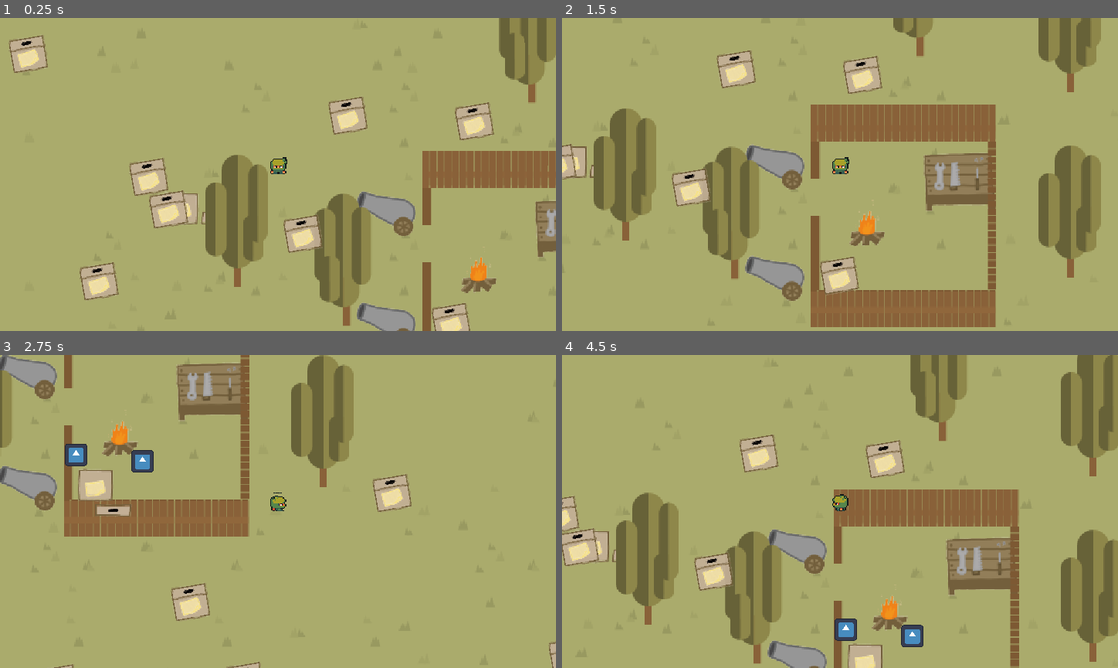
Above: before the commit, frames 1-4 (two rows, left to right).
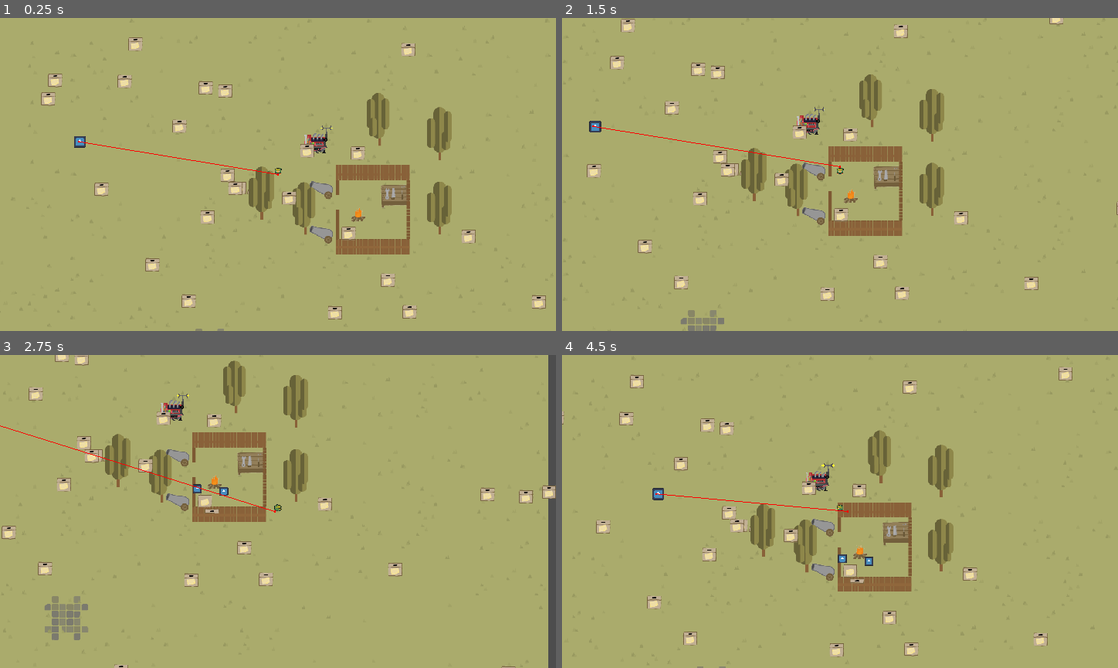
Above: after the commit, the same moments.

Repository: VoidSalamander/Godot_tutorial
Game: Godot game, scene res://world.tscn
Same seed, same stepped clock (60 frames per second), same inputs: the game is played once before the commit and once after it. The engine's default icon, where the game draws it, is replaced by a stand-in: a white triangle on a blue panel in a dark square.
Inputs:
- Up to frame 1 (0.25 s): no input
- Up to frame 2 (1.5 s): hold Right (ui_right) 0.53-1.28 s; hold Down (ui_down) from 1.28 s (still down)
- Up to frame 3 (2.75 s): release Down (ui_down) at 2.03 s; hold Right (ui_right) from 2.03 s (still down)
- Up to frame 4 (4.5 s): release Right (ui_right) at 2.78 s; hold Up (ui_up) 2.78-3.53 s; hold Left (ui_left) from 3.53 s (still down)

The runs differ from the first frame. In frame 1, 25% of the frame differs, in the area x 1-100%, y 0-100%; in frame 2, 32%, in the area x 0-100%, y 0-100%; in frame 3, 21%; in frame 4, 32%.

Commit message:
add movement thing
whatever

Diff:
--- a/player/buff.gd
+++ b/player/buff.gd
@@ -3,7 +3,7 @@
 
 # Called when the node enters the scene tree for the first time.
 func _ready():
-	pass # Replace with function body.
+	$bigger_Timer.start()
 
 
 # Called every frame. 'delta' is the elapsed time since the previous frame.
@@ -15,3 +15,14 @@
 
 func effect_speedup():
 	get_parent().speed += 50
+
+func effect_bigger():
+	get_parent().scale += Vector2(0.1,0.1)
+	get_parent().get_node("CollisionShape2D").scale += Vector2(0.1,0.1)
+	if !$bigger_Timer.is_stopped():
+		$bigger_Timer.wait_time += 0.1
+	$bigger_Timer.start()
+
+func _on_bigger_timer_timeout():
+	get_parent().get_node("CollisionShape2D").scale = Vector2(1, 1)
+	get_parent().scale = Vector2(1, 1)
--- a/player/player.tscn
+++ b/player/player.tscn
@@ -107,6 +107,8 @@
 z_index = 1
 y_sort_enabled = true
 texture_filter = 1
+collision_layer = 3
+collision_mask = 3
 script = ExtResource("1_n4vna")
 speed = 200
 
@@ -124,6 +126,14 @@
 [node name="CollisionShape2D" type="CollisionShape2D" parent="."]
 position = Vector2(0, -1.5)
 shape = SubResource("RectangleShape2D_o3dpv")
+debug_color = Color(0, 0.6, 0.701961, 0.419608)
 
 [node name="buff" type="Node2D" parent="."]
 script = ExtResource("3_31cge")
+
+[node name="bigger_Timer" type="Timer" parent="buff"]
+process_callback = 0
+one_shot = true
+
+[connection signal="timeout" from="buff/bigger_Timer" to="." method="_on_bigger_timer_timeout"]
+[connection signal="timeout" from="buff/bigger_Timer" to="buff" method="_on_bigger_timer_timeout"]
--- a/things/crate/crate.tscn
+++ b/things/crate/crate.tscn
@@ -18,7 +18,6 @@
 shape = SubResource("RectangleShape2D_spw42")
 
 [node name="crate_unopen" type="Sprite2D" parent="."]
-rotation = -0.174533
 texture = ExtResource("2_w7d1d")
 offset = Vector2(0, -15)
 region_enabled = true
--- a/things/dynamo/dynamo.tscn
+++ b/things/dynamo/dynamo.tscn
@@ -64,14 +64,16 @@
 size = Vector2(26, 8)
 
 [node name="dynamo" type="Area2D"]
+y_sort_enabled = true
 input_pickable = false
 script = ExtResource("1_g72ud")
 
 [node name="AnimatedSprite2D" type="AnimatedSprite2D" parent="."]
-position = Vector2(1, -16)
+position = Vector2(1, -8)
 sprite_frames = SubResource("SpriteFrames_renpe")
 animation = &"new_animation"
 frame_progress = 0.154843
+offset = Vector2(0, -8)
 
 [node name="CollisionShape2D" type="CollisionShape2D" parent="."]
 position = Vector2(-2, -4)
--- a/things/item/item.gd
+++ b/things/item/item.gd
@@ -17,4 +17,5 @@
 func _on_body_entered(body):
 	if body.is_in_group("player"):
 		body.get_node("buff").effect_speedup()
+		body.get_node("buff").effect_bigger()
 		queue_free()
--- /dev/null
+++ b/things/mob/enemy.gd
@@ -0,0 +1,21 @@
+extends CharacterBody2D
+
+@export var speed : float = 20
+@export var player : CharacterBody2D
+@onready var nav_agent := $NavigationAgent2D as NavigationAgent2D
+
+func _ready():
+	makepath()
+
+func _physics_process(delta) -> void:
+	var dir = to_local(nav_agent.get_next_path_position()).normalized()
+	velocity = dir * speed
+	print(nav_agent.get_next_path_position())
+	move_and_slide()
+
+func makepath():
+	nav_agent.target_position = player.global_position
+
+func _on_timer_timeout():
+
+	makepath()
--- /dev/null
+++ b/things/mob/enemy.tscn
@@ -0,0 +1,35 @@
+[gd_scene load_steps=4 format=3 uid="uid://cjnirvosm6qsq"]
+
+[ext_resource type="Script" path="res://things/mob/enemy.gd" id="1_4lkp1"]
+[ext_resource type="Texture2D" uid="uid://bciw6kfd4p5ha" path="res://art/icon.svg" id="1_avh12"]
+
+[sub_resource type="CircleShape2D" id="CircleShape2D_d5p11"]
+radius = 25.02
+
+[node name="enemy" type="CharacterBody2D"]
+position = Vector2(-2, 0)
+collision_layer = 2
+collision_mask = 3
+script = ExtResource("1_4lkp1")
+
+[node name="Sprite2D" type="Sprite2D" parent="."]
+position = Vector2(2, 0)
+scale = Vector2(0.4, 0.4)
+texture = ExtResource("1_avh12")
+
+[node name="CollisionShape2D" type="CollisionShape2D" parent="."]
+position = Vector2(2, 0)
+shape = SubResource("CircleShape2D_d5p11")
+
+[node name="NavigationAgent2D" type="NavigationAgent2D" parent="."]
+navigation_layers = 3
+debug_enabled = true
+debug_use_custom = true
+debug_path_custom_color = Color(1, 0, 0, 1)
+
+[node name="Timer" type="Timer" parent="."]
+process_callback = 0
+wait_time = 0.1
+autostart = true
+
+[connection signal="timeout" from="Timer" to="." method="_on_timer_timeout"]
--- a/world.tscn
+++ b/world.tscn
@@ -10,6 +10,7 @@
 [ext_resource type="Texture2D" uid="uid://bciw6kfd4p5ha" path="res://art/icon.svg" id="5_xrp6b"]
 [ext_resource type="PackedScene" uid="uid://dgq2i7ujvev66" path="res://things/crate/crate.tscn" id="7_a6n12"]
 [ext_resource type="PackedScene" uid="uid://deiteq16dhf5x" path="res://things/dynamo/dynamo.tscn" id="9_srtrv"]
+[ext_resource type="PackedScene" uid="uid://cjnirvosm6qsq" path="res://things/mob/enemy.tscn" id="11_nfd68"]
 
 [sub_resource type="TileMapPattern" id="TileMapPattern_ivae6"]
 tile_data = PackedInt32Array(0, 262147, 7, 65536, 131075, 6, 131072, 3, 7, 1, 327683, 4, 65537, 3, 5, 131073, 262147, 5, 2, 327683, 7, 65538, 196611, 4, 131074, 65539, 7)
@@ -858,7 +859,6 @@
 0:1/0/y_sort_origin = 1
 0:1/0/physics_layer_0/linear_velocity = Vector2(0, 0)
 0:1/0/physics_layer_0/angular_velocity = 0.0
-0:1/0/physics_layer_0/polygon_0/points = PackedVector2Array(16, -2, 29.5, -3, 31, 11, 2.5, 9.5, 16, -2)
 
 [sub_resource type="TileSetAtlasSource" id="TileSetAtlasSource_ny21e"]
 texture = ExtResource("3_r3vj5")
@@ -943,6 +943,7 @@
 [sub_resource type="TileSet" id="TileSet_118ed"]
 tile_size = Vector2i(32, 32)
 physics_layer_0/collision_layer = 1
+navigation_layer_0/layers = 1
 sources/3 = SubResource("TileSetAtlasSource_vhrwc")
 sources/4 = SubResource("TileSetAtlasSource_tpter")
 sources/5 = SubResource("TileSetAtlasSource_ny21e")
@@ -950,6 +951,11 @@
 sources/1 = SubResource("TileSetAtlasSource_ryatg")
 sources/2 = SubResource("TileSetAtlasSource_vvgdi")
 pattern_0 = SubResource("TileMapPattern_ivae6")
+
+[sub_resource type="NavigationPolygon" id="NavigationPolygon_1xnun"]
+vertices = PackedVector2Array(-498, -287, 694, -287, 694, 385, -504, 388)
+polygons = Array[PackedInt32Array]([PackedInt32Array(0, 1, 2, 3)])
+outlines = Array[PackedVector2Array]([PackedVector2Array(-498, -287, 694, -287, 694, 385, -504, 388)])
 
 [node name="World" type="Node2D"]
 y_sort_enabled = true
@@ -991,10 +997,20 @@
 position = Vector2(99, 52)
 
 [node name="Camera2D" type="Camera2D" parent="player"]
-zoom = Vector2(0.5, 0.5)
+zoom = Vector2(0.2, 0.2)
 
 [node name="dynamo" parent="." instance=ExtResource("9_srtrv")]
-position = Vector2(-651, -247)
+z_index = 1
+position = Vector2(184, 7)
 scale = Vector2(2, 2)
 
 [node name="item_list" type="Node2D" parent="."]
+
+[node name="enemy" parent="." node_paths=PackedStringArray("player") instance=ExtResource("11_nfd68")]
+position = Vector2(-339, -20)
+scale = Vector2(0.5, 0.5)
+speed = 40.0
+player = NodePath("../player")
+
+[node name="NavigationRegion2D" type="NavigationRegion2D" parent="."]
+navigation_polygon = SubResource("NavigationPolygon_1xnun")
Not shown: 1 places in world.tscn that only renumber resources
